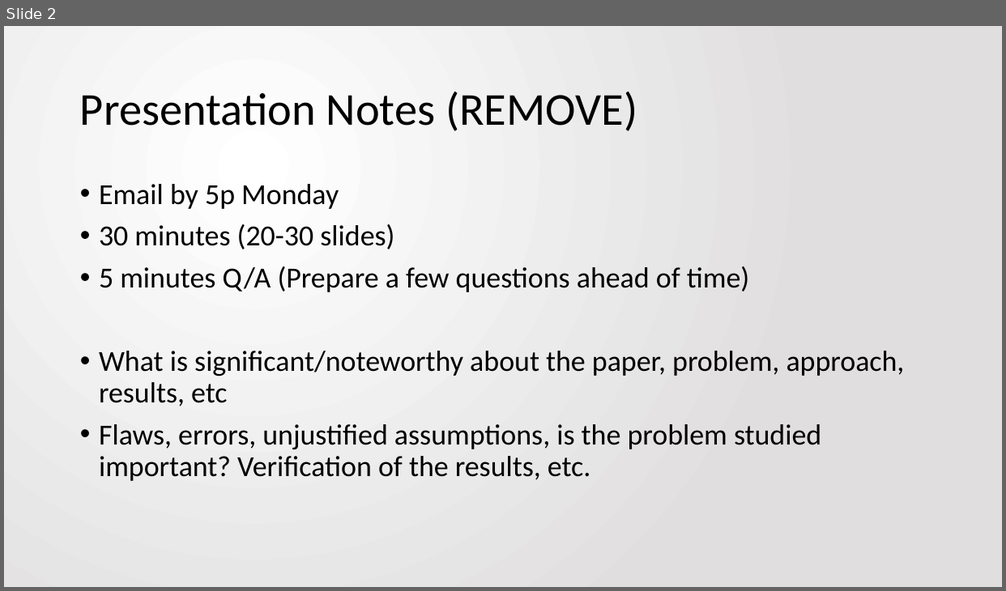
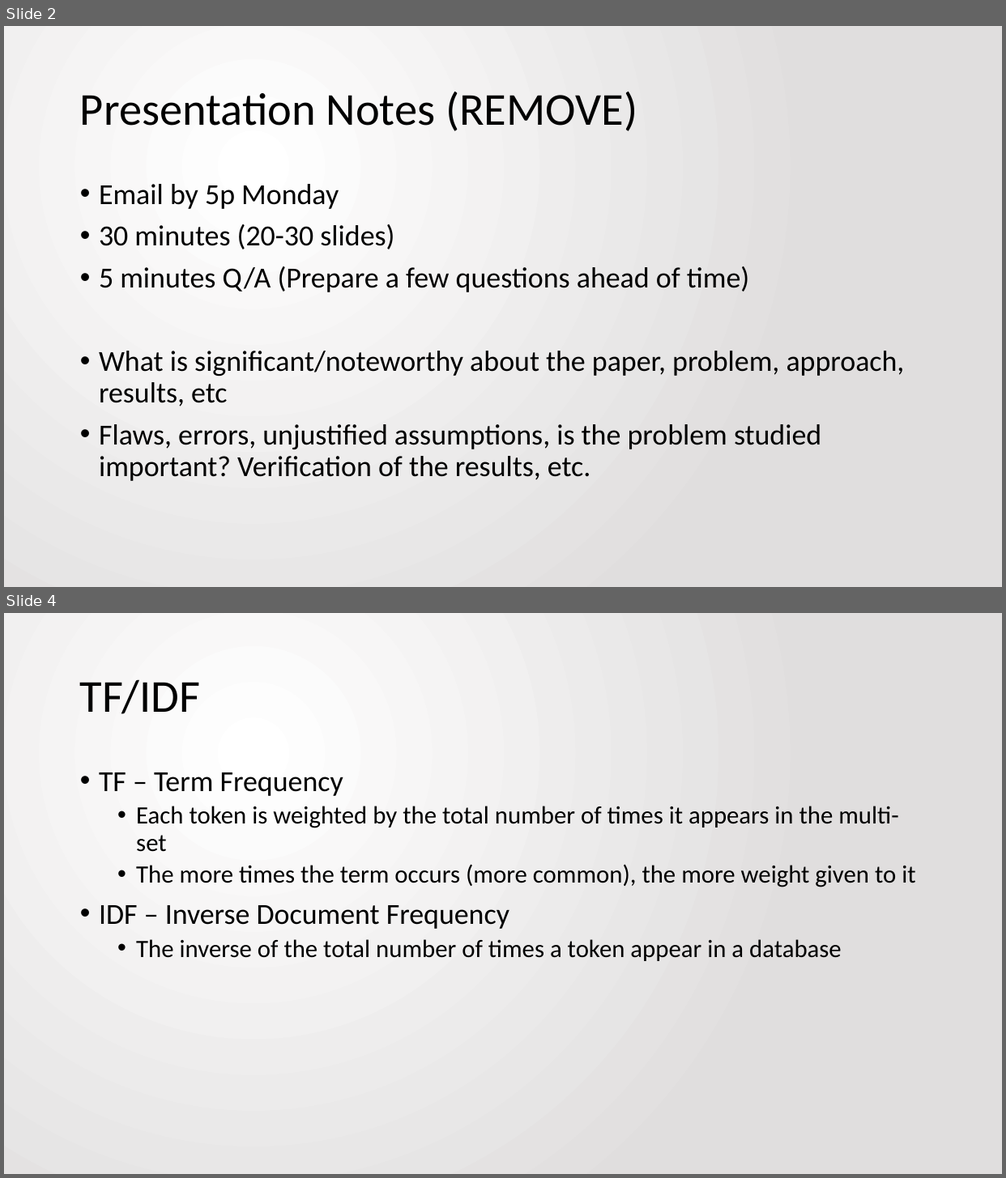
Before and after one commit to jbfitz/EECS405, a slide deck: Paper Presentation/EECS405.PattersonFitzpatrick.PaperPresentation.pptx. Shown one above the other, each under a label of ours: slide 2 before the commit, slides 2 and 4 after it; the slides between them are not shown. The pictures are 1006x591 and 1006x1178 pixels, drawn with LibreOffice and Linux fonts; fonts in the diff are those of the drawing. Boxes give left, top, right and bottom in pixels: in the first picture for what was removed or moved away, otherwise in the second. Text is boxed around its words. In the diff, an @@ line names an element or a change of style, - is before the commit and + after.

```diff
--- a/Paper Presentation/EECS405.PattersonFitzpatrick.PaperPresentation.pptx
+++ b/Paper Presentation/EECS405.PattersonFitzpatrick.PaperPresentation.pptx
@@ slide 4 added at [4, 613, 1002, 1174], background gradient #FFFFFF to #E1DFDF @@
@@ title added at [80, 679, 200, 714], 44 pt, text #000000 @@
+TF/IDF
@@ text added at [99, 773, 915, 961], 24 pt, text #000000 @@
+• TF – Term Frequency
+  • Each token is weighted by the total number of times it appears in the multi-set
+  • The more times the term occurs (more common), the more weight given to it
+• IDF – Inverse Document Frequency
+  • The inverse of the total number of times a token appear in a database
```
Also in this commit, not shown: 4 other slides added, 1 other file.
